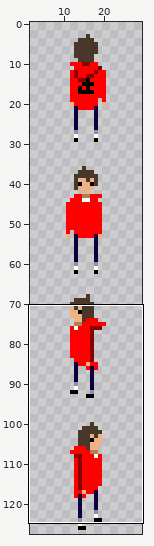
Sprite sheet, stored at assets/player/player2-idle.png. The first picture is a wide view before the edit; the outline marks the close-up.
Close-up. First the earlier version:
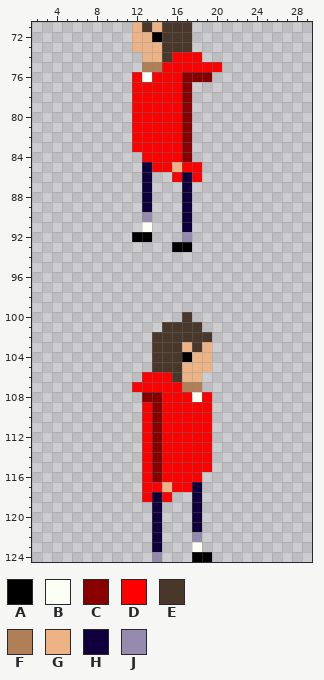
The file is 32x128 pixels. Colours within 5 levels of each other are drawn and written as one. Shown: x 2..29, y 71..124. The wide view leaves out empty margins.
Palette (. is transparent): A #000000  B #fbfff4  C #890000  D #ff0000  E #49372a  F #b17f57  G #edb385  H #0f003d  J #948bae
Pixels before, first column x 12:
 71 GEGEEE...
 72 GGAEEE...
 73 GGGEEE...
 74 .GGEDDD..
 75 .FFDDDDDD
 76 DBDDDCCC.
 77 DDDDDC...
 78 DDDDDC...
 79 DDDDDC...
 80 DDDDDC...
 81 DDDDDC...
 82 DDDDDC...
 83 DDDDDC...
 84 .DDDDC...
 85 .HDDGDD..
 86 .H..DHD..
 87 .H...H...
 88 .H...H...
 89 .H...H...
 90 .J...H...
 91 .B...H...
 92 AA...J...
 93 ....AA...
 94 .........
 95 .........
 96 .........
 97 .........
 98 .........
 99 .........
100 .....E...
101 ...EEEE..
102 ..EEEEEE.
103 ..EEEGEG.
104 ..EEEAGG.
105 ..EEEGGG.
106 .DDDEGG..
107 DDDDDFF..
108 .CCDDDBD.
109 .DCDDDDD.
110 .DCDDDDD.
111 .DCDDDDD.
112 .DCDDDDD.
113 .DCDDDDD.
114 .DCDDDDD.
115 .DCDDDDD.
116 .DCDDDD..
117 .DDGDDH..
118 .DHD..H..
119 ..H...H..
120 ..H...H..
121 ..H...H..
122 ..H...J..
123 ..H...B..
124 ..J...AA.
The result:
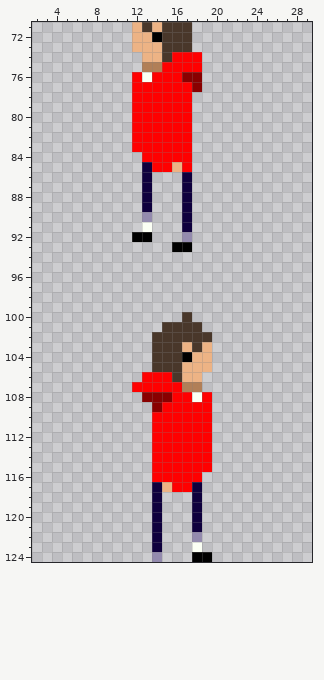
Edits made:
y 75: x 19..20 DD -> ..
y 76: x 19 C -> .
y 77: x 17..18 C. -> DC
y 78..84: x 17 C -> D
y 85: x 18 D -> .
y 86: x 16 D -> .; x 18 D -> .
y 108: x 15 D -> C
y 109: x 13 D -> .
y 110..116: x 13..14 DC -> .D
y 117: x 13..14 DD -> .H
y 118: x 13 D -> .; x 15 D -> .
